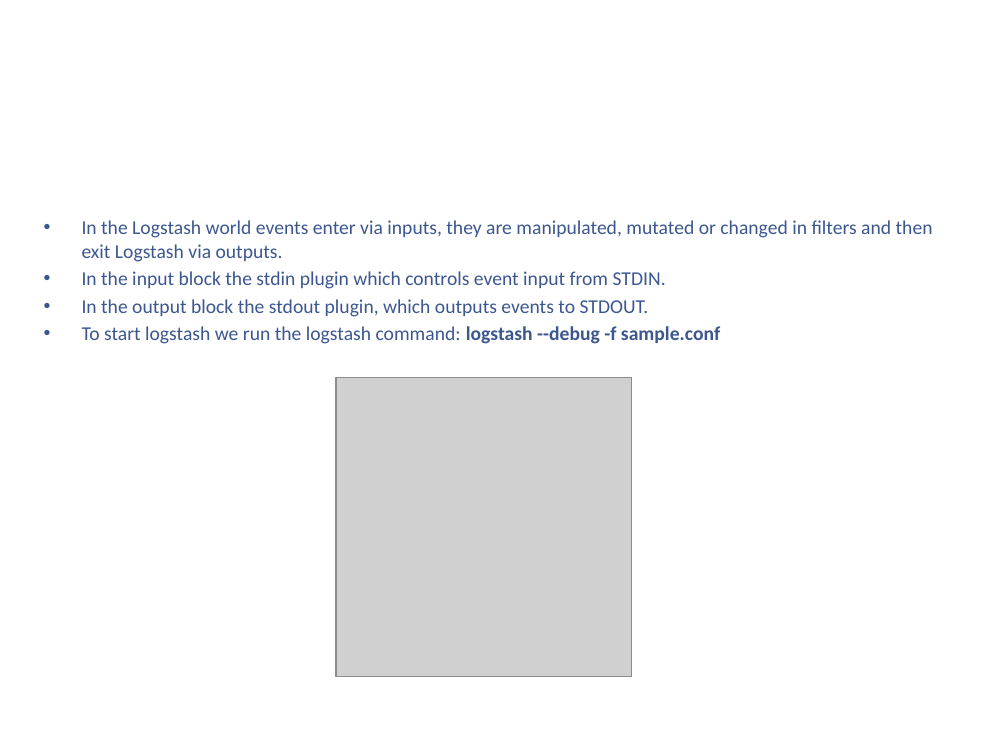
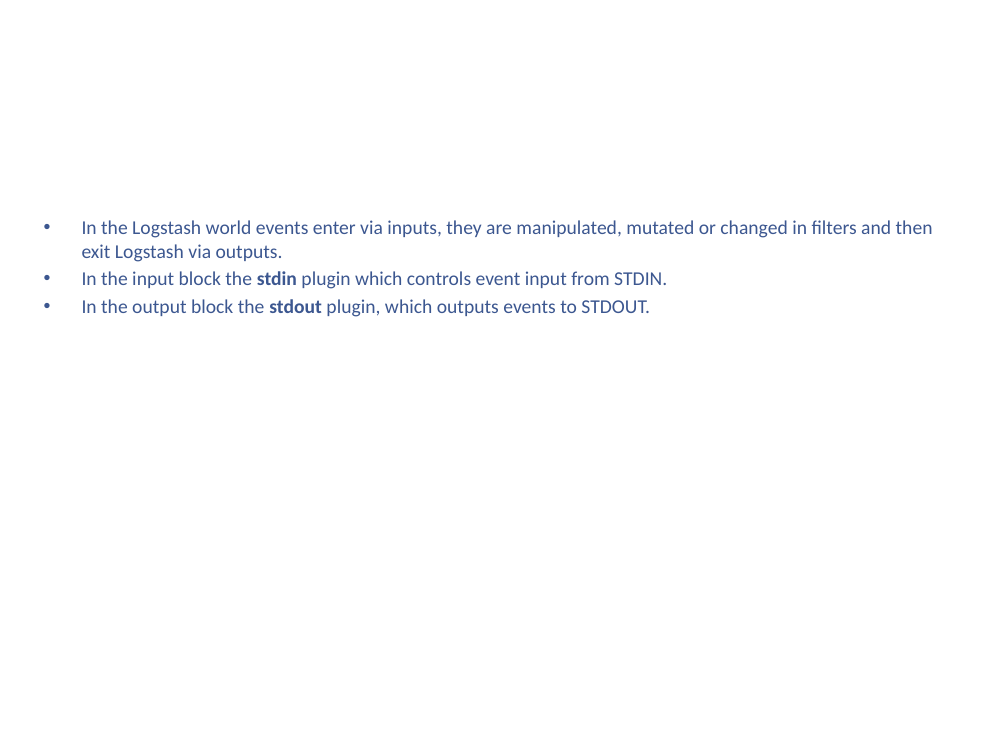
Before and after one commit to kenshincommon/ppts, a slide deck: slide 13 of Presentations/Logstash/Logstash.pptx (slide 12 before the commit). Drawn at 1008x756 pixels with LibreOffice and Linux fonts; fonts in the diff are those of the drawing; grey boxes stand for pictures; background and template pictures are left out. Boxes give left, top, right and bottom in pixels: in the first picture for what was removed or moved away, otherwise in the second. Text is boxed around its words. In the diff, an @@ line names an element or a change of style, - is before the commit and + after.

```diff
--- a/Presentations/Logstash/Logstash.pptx
+++ b/Presentations/Logstash/Logstash.pptx
@@ text at bbox=[82, 271, 667, 317]: bold on in "stdin", "stdout" @@
@@ text at bbox=[82, 326, 720, 344]: paragraph removed @@
-• To start logstash we run the logstash command: logstash --debug -f sample.conf
@@ picture removed at bbox=[336, 378, 631, 676] @@
```
Also in this commit, not shown: 5 other slides changed, 16 slides added, 11 other files.
